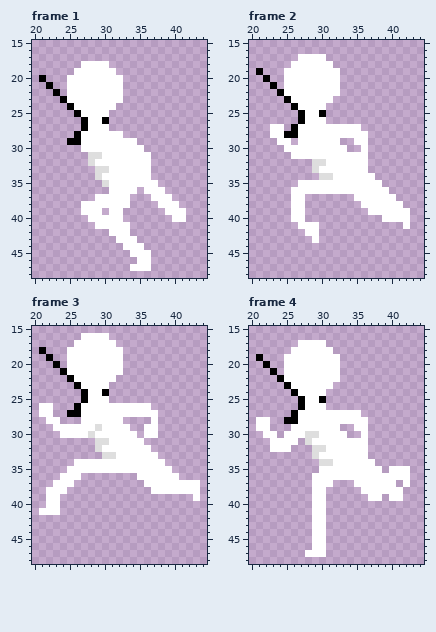
Pixel-art file: Assets/Art/Player/Run/Player_Run_Left.aseprite. The picture above was drawn from the file before the commit.
64x64 pixels, 8 frames. Shown: frame 1: x 20..44, y 15..48; frame 2: x 20..44, y 15..48; frame 3: x 20..44, y 15..48; frame 4: x 20..44, y 15..48. The commit also changed other frames, which this record leaves out.
The same view after the edit:
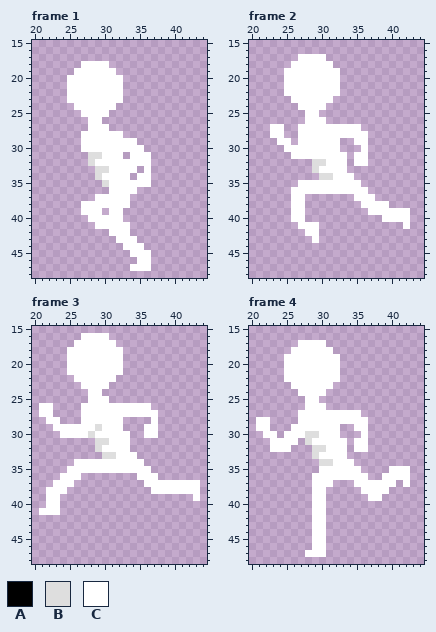
Palette (. is transparent): A #000000  B #dedede  C #ffffff
What changed:
layer "Weapons/Sword #2" now hidden
Frame 1:
y 20: x 21 A -> .
y 21: x 22 A -> .
y 22: x 23 A -> .
y 23: x 24 A -> .
y 24: x 25 A -> .
y 25: x 26 A -> .
y 26: x 27 A -> .; x 30 A -> .
y 27: x 27 A -> .
y 28: x 26 A -> .
y 29: x 25..26 AA -> ..
y 31: x 33 C -> .
y 33: x 35 C -> .
y 34: x 34 C -> .
y 35: x 37 C -> .
y 36: x 36..38 CCC -> ...
y 37: x 37..39 CCC -> ...
y 38: x 38..40 CCC -> ...
y 39: x 39..41 CCC -> ...
y 40: x 40..41 CC -> ..
Frame 2:
y 19: x 21 A -> .
y 20: x 22 A -> .
y 21: x 23 A -> .
y 22: x 24 A -> .
y 23: x 25 A -> .
y 24: x 26 A -> .
y 25: x 27 A -> .; x 30 A -> .
y 26: x 27 A -> .
y 27: x 26 A -> .
y 28: x 25..26 AA -> ..
y 30: x 33 C -> .
y 31..32: x 34 C -> .
y 33: x 34..36 CCC -> ...
y 34: x 35..37 CCC -> ...
y 35: x 36..38 CCC -> ...
y 36: x 37..39 CCC -> ...
y 37: x 38..40 CCC -> ...
y 38: x 40..41 CC -> ..
Frame 3:
y 18: x 21 A -> .
y 19: x 22 A -> .
y 20: x 23 A -> .
y 21: x 24 A -> .
y 22: x 25 A -> .
y 23: x 26 A -> .
y 24: x 27 A -> .; x 30 A -> .
y 25: x 27 A -> .
y 26: x 26 A -> .
y 27: x 25..26 AA -> ..
y 29: x 33 C -> .
y 30: x 34 C -> .
y 31: x 34..35 CC -> ..
y 32: x 34..36 CCC -> ...
y 33: x 35..37 CCC -> ...
y 34: x 36..38 CCC -> ...
y 35: x 37..39 CCC -> ...
y 36: x 38..40 CCC -> ...
Frame 4:
y 19: x 21 A -> .
y 20: x 22 A -> .
y 21: x 23 A -> .
y 22: x 24 A -> .
y 23: x 25 A -> .
y 24: x 26 A -> .
y 25: x 27 A -> .; x 30 A -> .
y 26: x 27 A -> .
y 27: x 26 A -> .
y 28: x 25..26 AA -> ..
y 30: x 33 C -> .
y 31..32: x 34 C -> .
y 33: x 34..36 CCC -> ...
y 34: x 35..37 CCC -> ...
y 35: x 36..38 CCC -> ...
y 36: x 37..38 CC -> ..
y 38..39: x 40..41 CC -> ..
Boxes around the changes in both pictures, in picture pixels (x1, y1, x2, y2):
erased: (39, 75, 109, 145)
erased: (123, 152, 186, 222)
erased: (256, 68, 326, 138)
erased: (340, 145, 403, 208)
erased: (39, 347, 179, 480)
erased: (256, 354, 326, 424)
erased: (340, 431, 403, 501)
